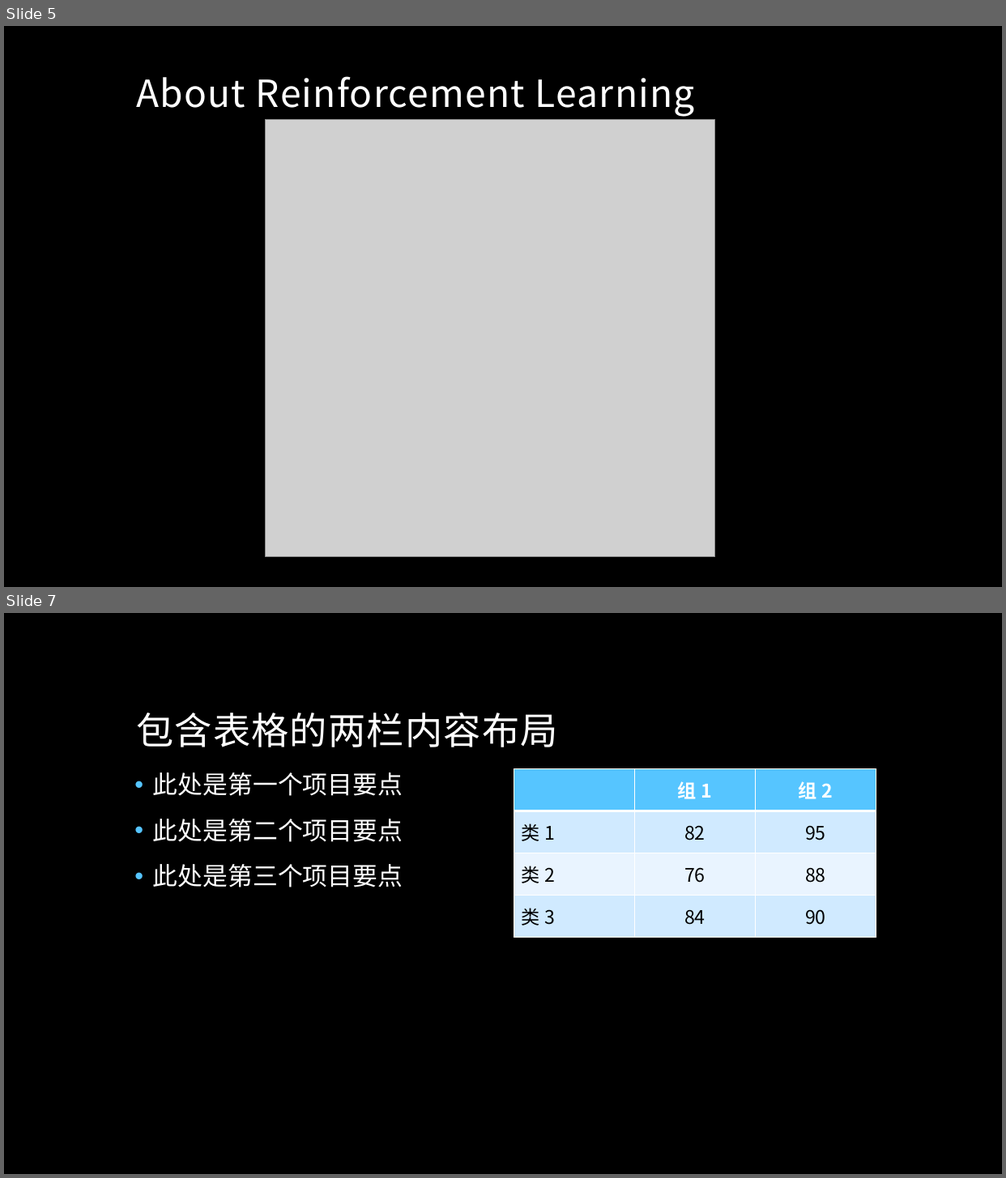
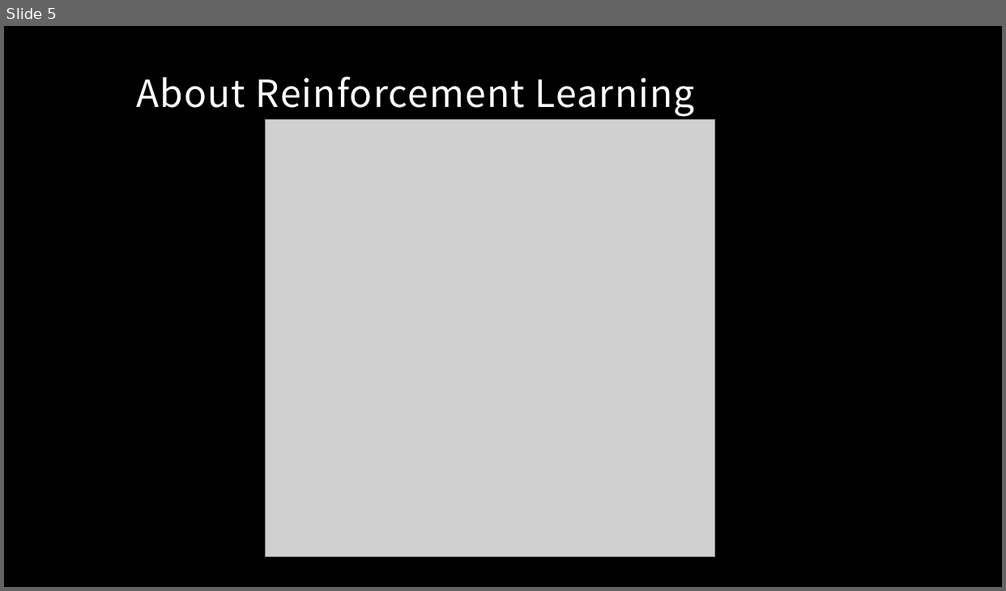
Before and after one commit to MacgyverLin/VintageComputer, a slide deck: Speech/Reinforcement Learning.pptx. Shown one above the other, each under a label of ours: slides 5 and 7 before the commit, slide 5 after it; the slides between them are not shown. The pictures are 1006x1178 and 1006x591 pixels, drawn with LibreOffice and Linux fonts; fonts in the diff are those of the drawing; grey boxes stand for pictures; background and template pictures are left out. Boxes give left, top, right and bottom in pixels: in the first picture for what was removed or moved away, otherwise in the second. Text is boxed around its words. In the diff, an @@ line names an element or a change of style, - is before the commit and + after.

```diff
--- a/Speech/Reinforcement Learning.pptx
+++ b/Speech/Reinforcement Learning.pptx
@@ slide 7 removed at [4,613,1002,1174], background picture (left out) @@
@@ title removed at [136,713,558,747] @@
-包含表格的两栏内容布局
@@ text removed at [153,773,403,888] @@
-• 此处是第一个项目要点
-• 此处是第二个项目要点
-• 此处是第三个项目要点
@@ table removed at [513,769,876,937], 4 rows, 3 columns @@
- | 组 1 | 组 2
-类 1 | 82 | 95
-类 2 | 76 | 88
-类 3 | 84 | 90
```
Also in this commit, not shown: 11 slides added, 7 other slides removed.
